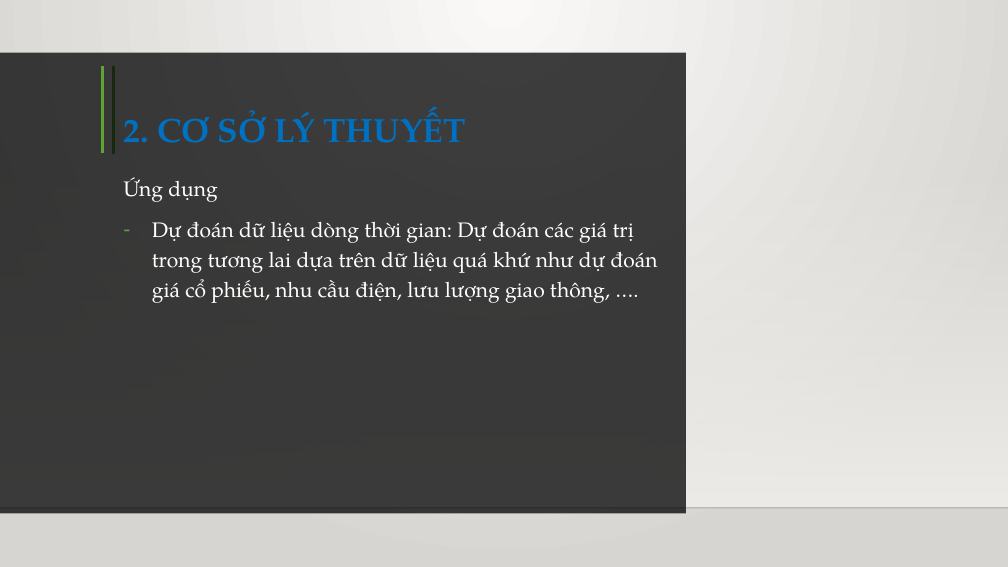
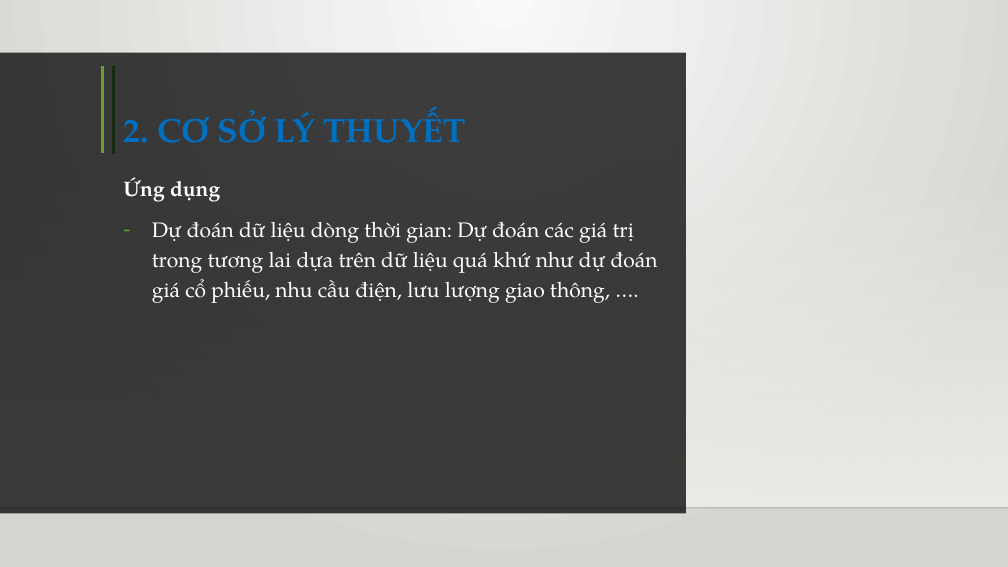
Before and after one commit to truyenda20ttb/cn-da20ttb-lethanhtruyen-lstm-python, a slide deck: slide 7 of thesis/abs/BÁO CÁO ĐỒ ÁN CHUYÊN NGÀNH.pptx. Drawn at 1008x567 pixels with LibreOffice and Linux fonts; fonts in the diff are those of the drawing; background and template pictures are left out. Boxes give left, top, right and bottom in pixels: in the first picture for what was removed or moved away, otherwise in the second. Text is boxed around its words. In the diff, an @@ line names an element or a change of style, - is before the commit and + after.

```diff
--- a/thesis/abs/BÁO CÁO ĐỒ ÁN CHUYÊN NGÀNH.pptx
+++ b/thesis/abs/BÁO CÁO ĐỒ ÁN CHUYÊN NGÀNH.pptx
@@ text at <box>123,177,220,202</box>: bold on in "Ứng dụng" @@
```
Also in this commit, not shown: 16 other slides changed, 2 slides added, 2 slides removed.
